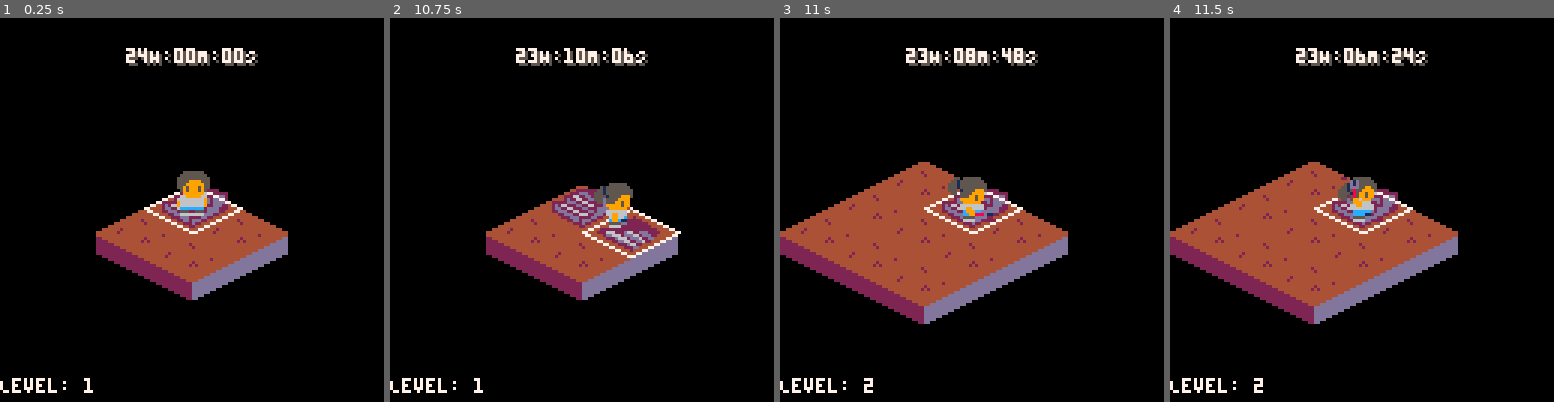
Above: before the commit, frames 1-4 (left to right).
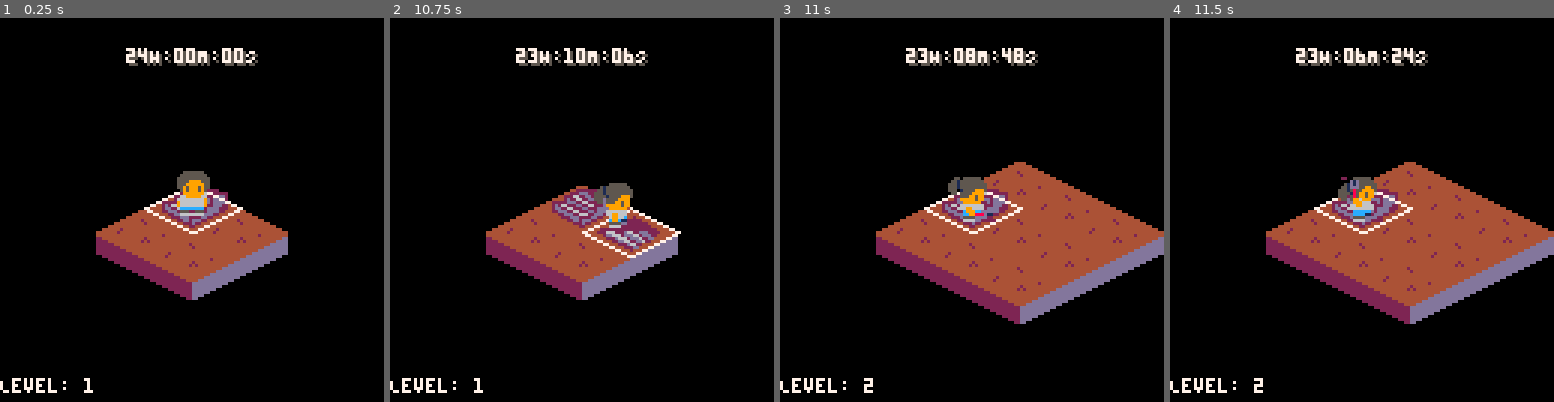
Above: after the commit, the same moments.

Repository: scottnm/collards.p8
Game: PICO-8 cartridge collards.p8
The game is run twice, just before and just after one commit, with the same random seed, the same clock (stepped at 60 frames per second) and the same inputs.
Inputs:
- Up to frame 1 (0.25 s): no input
- Up to frame 2 (10.75 s): tap X (X key) at 0.33, 1.07, 1.85, 2.97, 4.08, 5.2, 6.32, 7.43, 8.55, 9.67 s; tap O (Z key) at 0.7, 1.7, 2.1, 2.5, 2.9, 3.3, 3.7, 4.1, 4.5, 4.9, 5.3, 5.7, 6.1, 6.5, 6.9, 7.3, 7.7, 8.1, 8.5, 8.9, 9.3, 9.7, 10.1, 10.5 s; hold Right 1.6-2.1 s; hold Up 2.15-2.42 s; hold Right 2.47-3.03 s; hold Left 3.08-3.58 s; hold Down 3.63-3.97 s; hold Right 4.02-4.68 s; hold Up 4.73-5.03 s; hold Left 5.08-5.68 s; hold Down 5.73-6.03 s; hold Right 6.08-6.58 s; hold Right 6.63-7.13 s; hold Up 7.18-7.45 s; hold Right 7.5-8.07 s; hold Left 8.12-8.62 s; hold Down 8.67-9 s; hold Right 9.05-9.72 s; hold Up 9.77-10.07 s; hold Left 10.12-10.72 s
- Up to frame 3 (11 s): hold Down from 10.77 s (still down); tap X (X key) at 10.78 s; tap O (Z key) at 10.9 s
- Up to frame 4 (11.5 s): release Down at 11.07 s; hold Right from 11.12 s (still down); tap O (Z key) at 11.3 s

Frames 1-2 are identical in both runs. In frame 3, 20% of the frame differs, in the area x 0-100%, y 37-80%; in frame 4, 20%.

Commit message:
pregen all levels. (1) this is closer to what the final handcrafted levels will be like (2) it gives us the control to distribute letter items across all empty cells over all maps

Diff:
--- a/main.lua
+++ b/main.lua
@@ -78,7 +78,8 @@
     }
     g_ingame_timer = make_ui_timer(on_ui_timer_flash)
 
-    g_maps = {}
+    -- TODO: sometimes I refer to these as maps. Sometimes as levels. I should fix this. It's confusing
+    g_maps = generate_maps(10)
     move_to_level(1)
 end
 
@@ -370,9 +371,22 @@
     spr(frame, pos.x, pos.y, 1, 1, flip_x, flip_y)
 end
 
+function generate_maps(num_maps)
+    local maps = {}
+
+    for i=1,10 do
+        -- the first level has map size 2
+        -- the largest map is size MAX_TILE_LINE()
+        local map_size_for_level = min((i + 1), MAX_TILE_LINE())
+        add(maps, generate_level(i, map_size_for_level))
+    end
+
+    return maps
+end
+
 function move_to_level(next_level)
     -- update the current map
-    change_level(next_level)
+    g_map = g_maps[next_level]
 
     -- place the player on the center of the iso tile
     g_player.pos = copy_pos(g_map.isocells[g_map.player_start_iso_idx].pos)
@@ -383,24 +397,11 @@
     update_anim(g_player, g_anims.IdleDown)
 end
 
-function change_level(next_level)
-    -- if we've already visited this level, use it rather than generating a new level
-    if g_maps[next_level] != nil then
-        g_map = g_maps[next_level]
-        return
-    end
-
+function generate_level(level_id, map_iso_width)
     -- generate a new map
     local next_map = {}
-    next_map.level_id = next_level
-
-    -- update the map size
-    if g_maps[next_level - 1] != nil then
-        local prev_map = g_maps[next_level - 1]
-        next_map.iso_width = min(prev_map.iso_width + 1, MAX_TILE_LINE())
-    else
-        next_map.iso_width = 2
-    end
+    next_map.level_id = level_id
+    next_map.iso_width = map_iso_width
 
     -- generate the isomap. initialize all at the start to empty
     next_map.isocells = {}
@@ -496,8 +497,7 @@
         end
     end
 
-    g_maps[next_level] = next_map
-    g_map = next_map
+    return next_map
 end
 
 function make_tile(visible, tile_type)
